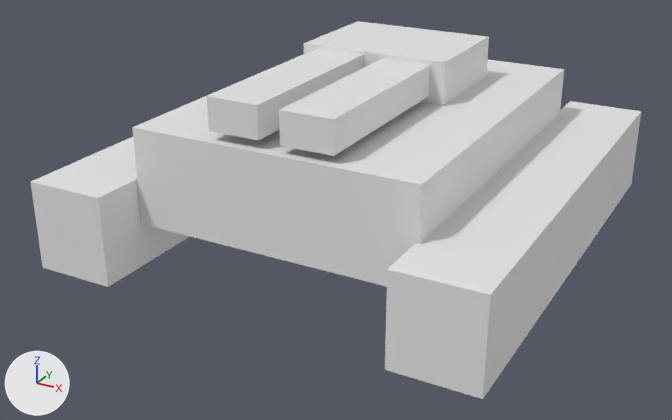
An edit to the FBX model Tester/models/tank_1.fbx, drawn before and after from the same camera.
The view is the same before and after, from a 50 mm camera at (2.11, -4.2, 2.09) aimed at (-0.08, -0.21, 0.1). The axes (+X, +Y, +Z) are drawn at lower left. The lights are the same throughout. Where no turn or scale is listed for an object, it has been applied to the vertices.

The scene before the commit, as lines of its bpy script (objects in view):
```python
ob_cube = bpy.data.objects.new('Cube', me_cube)
ob_cube.location = (-0.959, 0.0, 0.19)
ob_cube_001 = bpy.data.objects.new('Cube.001', me_cube_001)
ob_cube_001.location = (0.0, 0.0, 0.434)
ob_cube_002 = bpy.data.objects.new('Cube.002', me_cube_002)
ob_cube_002.location = (0.938, 0.0, 0.19)
ob_cube_003 = bpy.data.objects.new('Cube.003', me_cube_003)
ob_cube_003.location = (0.0, 0.328, 0.772)
ob_cube_004 = bpy.data.objects.new('Cube.004', me_cube_005)
ob_cube_004.location = (-0.181, -0.209, 0.81)
ob_cube_005 = bpy.data.objects.new('Cube.005', me_cube_006)
ob_cube_005.location = (0.194, -0.206, 0.804)
```
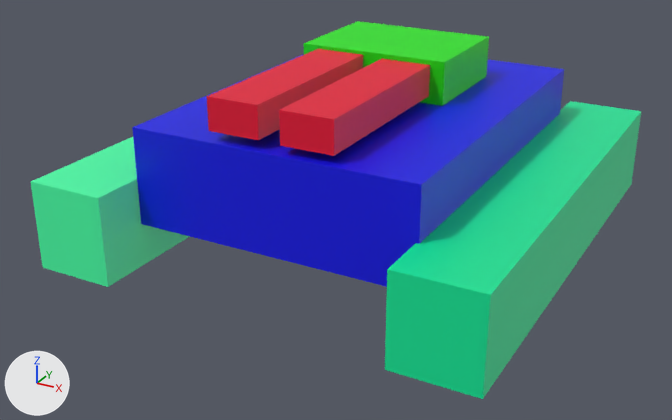
Commit message: Improve object materials draw

Pixel boxes (x1, y1, x2, y2) of what changed, in the pictures (672 x 420 px):
'Cube.001', recoloured (white to blue)
    both: (132, 54, 564, 287)
'Cube.002', recoloured (white to green)
    both: (385, 101, 641, 399)
'Cube', recoloured (white to green)
    both: (31, 137, 190, 287)
'Cube.005', recoloured (white to red)
    both: (279, 58, 430, 156)
'Cube.003', recoloured (white to green)
    both: (304, 21, 489, 106)
'Cube.004', recoloured (white to red)
    both: (207, 49, 363, 140)

Patch to the scene script:
```diff
--- a/Tester/models/tank_1.fbx.py
+++ b/Tester/models/tank_1.fbx.py
@@ mat_material @@
 mat_material = principled_material('Material')
-mat_material.base_color = (0.8, 0.8, 0.8)  # white #e7e7e7
+mat_material.base_color = (0.801, 0.0, 0.0328)  # red #e70033
@@ mat_material_003 @@
 mat_material_003 = principled_material('Material.003')
-mat_material_003.base_color = (0.8, 0.8, 0.8)  # white #e7e7e7
+mat_material_003.base_color = (0.00997, 0.801, 0.0)  # green #19e700
@@ mat_material_001 @@
 mat_material_001 = principled_material('Material.001')
-mat_material_001.base_color = (0.8, 0.8, 0.8)  # white #e7e7e7
+mat_material_001.base_color = (0.0, 0.00137, 0.801)  # blue #0005e7
@@ mat_material_002 @@
 mat_material_002 = principled_material('Material.002')
-mat_material_002.base_color = (0.8, 0.8, 0.8)  # white #e7e7e7
+mat_material_002.base_color = (0.0, 0.8, 0.313)  # green #00e798
@@ mat_blue @@
+mat_blue = principled_material('Blue')
+mat_blue.base_color = (0.064, 1.0, 0.393)  # green #48ffa8
@@ me_cube @@
 me_cube.from_pydata(...)  # 8 vertices, 6 faces; spans x -0.21..0.21, y -1.27..1.27, z -0.23..0.23
-me_cube.materials.append(mat_material)  # white #e7e7e7
+me_cube.materials.append(mat_blue)  # green #48ffa8
```
